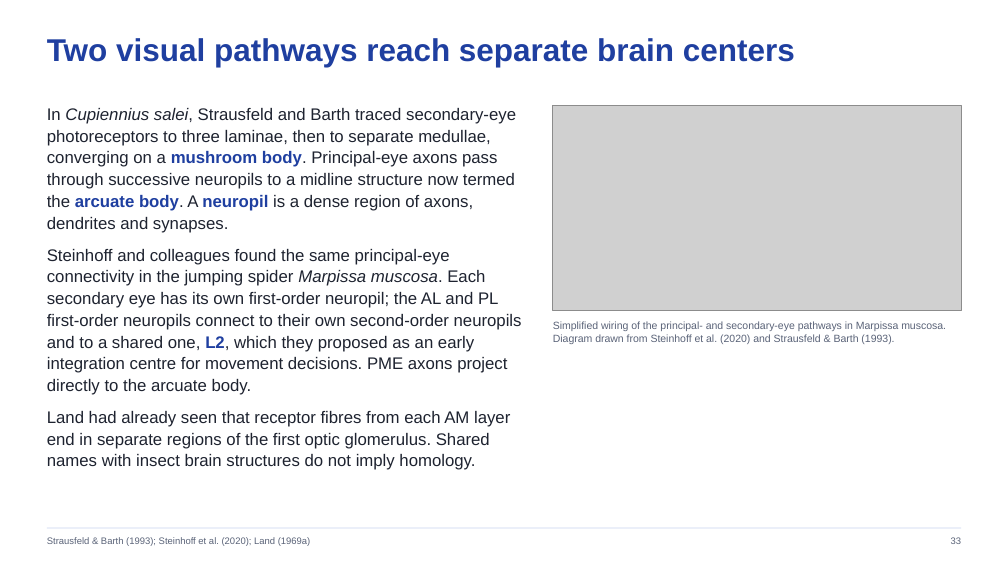
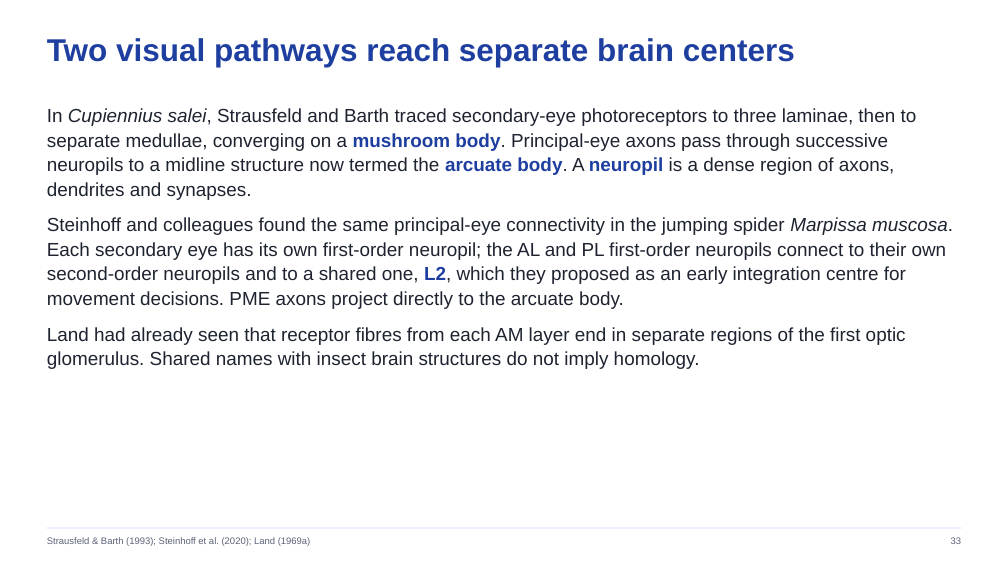
Before and after one commit to jordanxxlopez/NEUROETHOLOGY, a slide deck: slide 33 of lectures/L12/Neuroethology_Lecture12_FA2026.pptx. Drawn at 1008x567 pixels with LibreOffice and Linux fonts; fonts in the diff are those of the drawing; grey boxes stand for pictures. Boxes give left, top, right and bottom in pixels: in the first picture for what was removed or moved away, otherwise in the second. Text is boxed around its words. In the diff, an @@ line names an element or a change of style, - is before the commit and + after.

```diff
--- a/lectures/L12/Neuroethology_Lecture12_FA2026.pptx
+++ b/lectures/L12/Neuroethology_Lecture12_FA2026.pptx
@@ text "In Cupiennius salei, Strausfeld and ..." at [47,108,953,369]: size 16 to 18 pt; more space between paragraphs @@
@@ picture removed at [553,106,961,310] @@
@@ text removed at [553,321,946,344] @@
-Simplified wiring of the principal- and secondary-eye pathways in Marpissa muscosa. Diagram drawn from Steinhoff et al. (2020) and Strausfeld & Barth (1993).
```
Also in this commit, not shown: 16 other slides changed, 38 other files.
